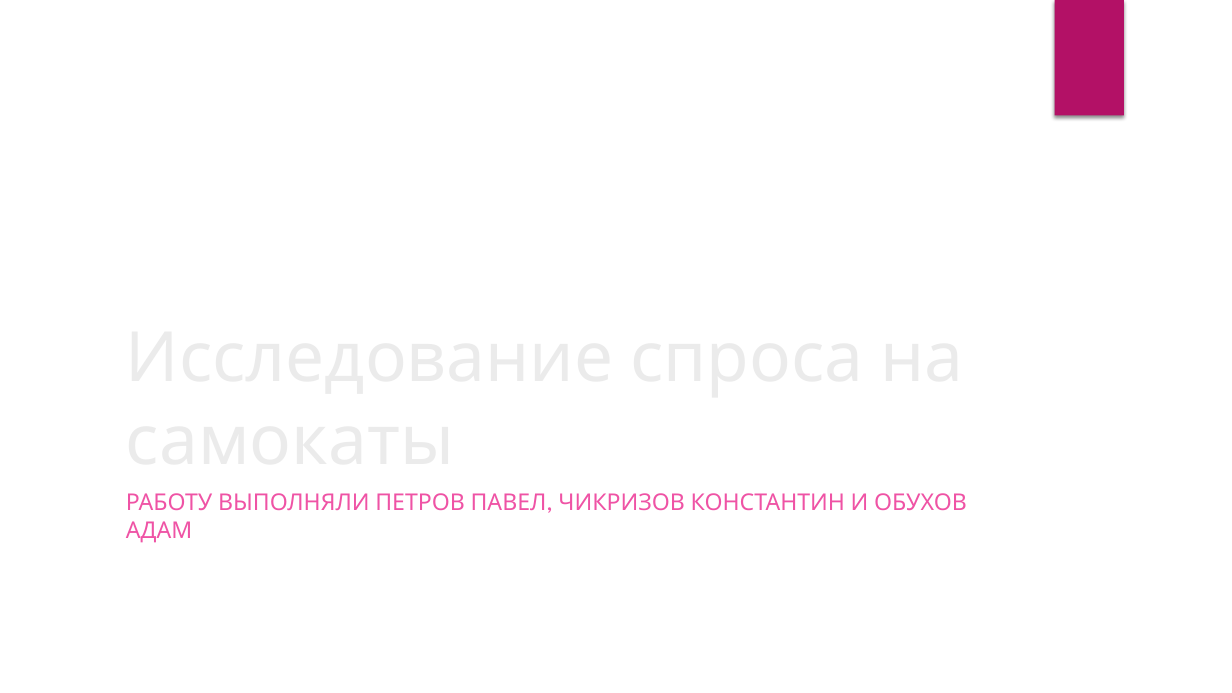
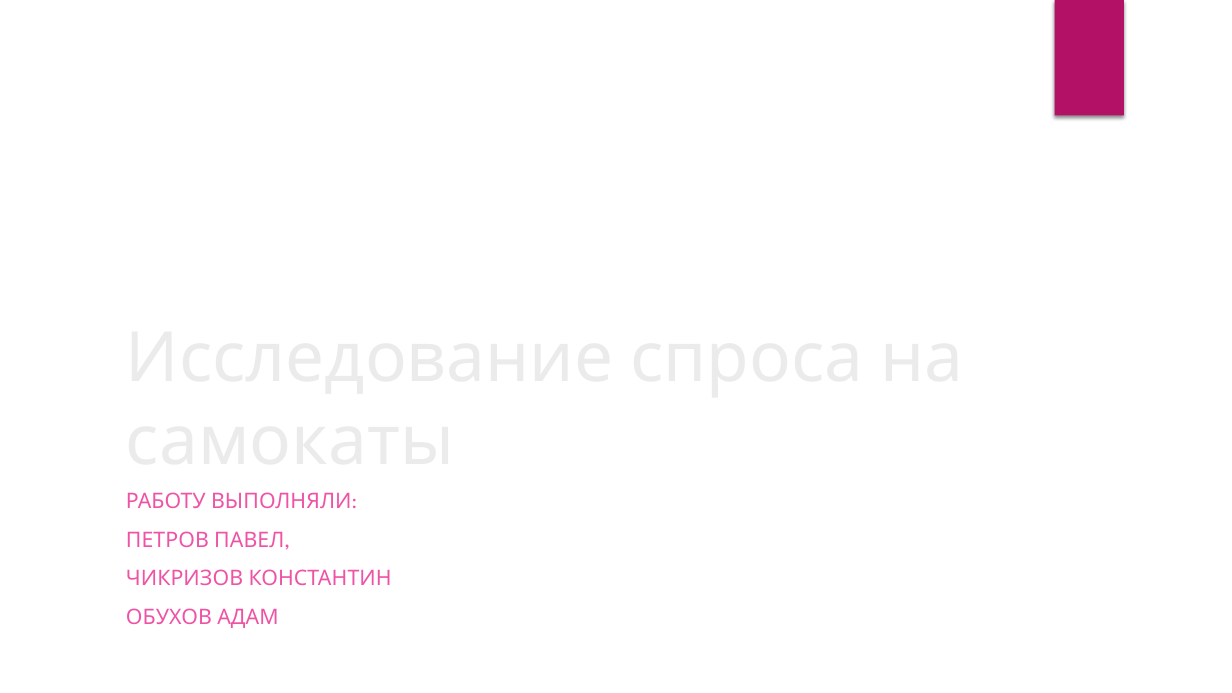
Before and after one commit to BlackkkMaster/ad_project_team16, a slide deck: slide 1 of Исследование спроса на самокаты.pptx. Drawn at 1232x693 pixels with LibreOffice and Linux fonts; fonts in the diff are those of the drawing; background and template pictures are left out. Boxes give left, top, right and bottom in pixels: in the first picture for what was removed or moved away, otherwise in the second. Text is boxed around its words. In the diff, an @@ line names an element or a change of style, - is before the commit and + after.

```diff
--- a/Исследование спроса на самокаты.pptx
+++ b/Исследование спроса на самокаты.pptx
@@ subtitle at box(126, 492, 392, 628): text changed; size 18 to 16.6 pt @@
-РАБОТУ ВЫПОЛНЯЛИ ПЕТРОВ ПАВЕЛ, ЧИКРИЗОВ КОНСТАНТИН И ОБУХОВ АДАМ
+РАБОТУ ВЫПОЛНЯЛИ:
+ПЕТРОВ ПАВЕЛ,
+ЧИКРИЗОВ КОНСТАНТИН
+ОБУХОВ АДАМ
```
Also in this commit, not shown: 4 other slides changed, 5 slides added, 7 slides removed, 1 other file.
